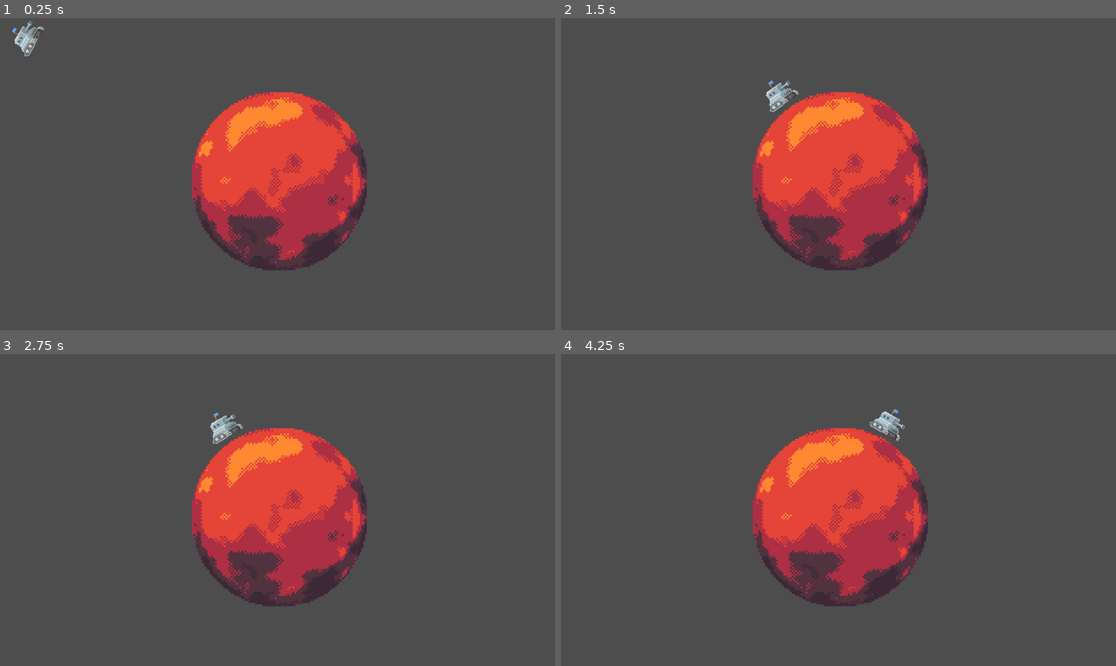
Above: before the commit, frames 1-4 (two rows, left to right).
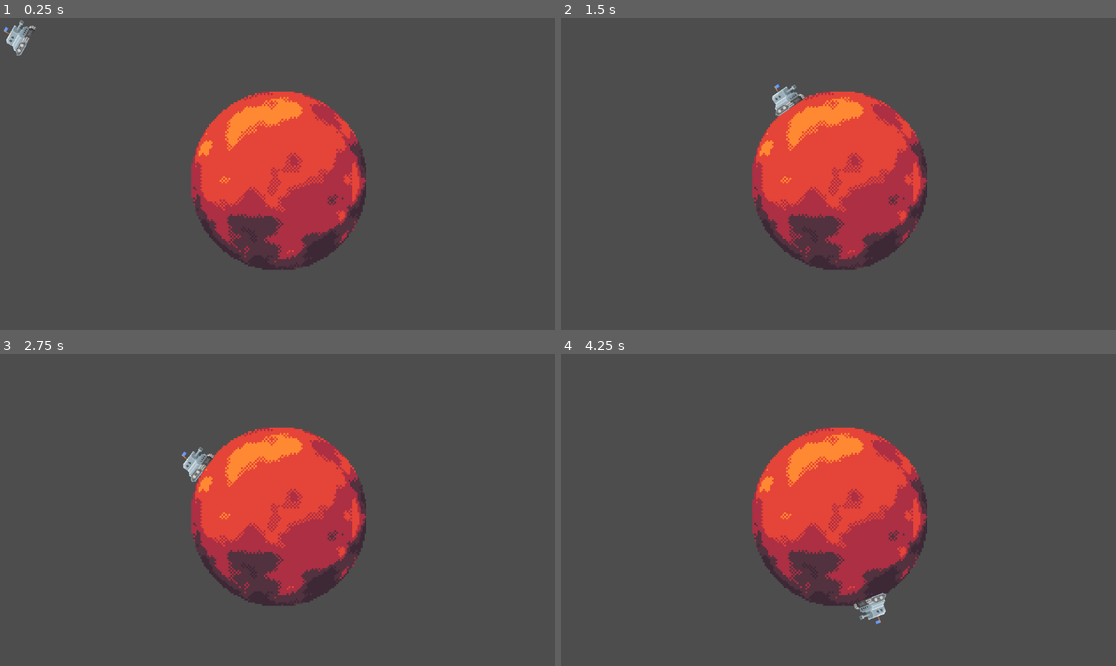
Above: after the commit, the same moments.

Repository: koh-jx/Mutually-Assured-Destruction
Game: Godot game, scene res://main.tscn
Same seed, same stepped clock (60 frames per second), same inputs: the game is played once before the commit and once after it.
Inputs:
- Up to frame 1 (0.25 s): no input
- Up to frame 2 (1.5 s): hold Right (ui_right) from 0.53 s (still down)
- Up to frame 3 (2.75 s): release Right (ui_right) at 2.03 s; hold Left (ui_left) from 2.03 s (still down)
- Up to frame 4 (4.25 s): release Left (ui_left) at 2.78 s; hold Right (ui_right) from 2.78 s (still down)

The runs differ from the first frame. In frame 1, 1.7% of the frame differs, in the area x 0-67%, y 0-81%; in frame 2, 1.6%; in frame 3, 1.8%; in frame 4, 1.9%, in the area x 34-67%, y 17-87%.

Commit message:
hotfix for movement stopping on NW and NE corners of planet

Diff:
--- a/scenes/entity/entity.gd
+++ b/scenes/entity/entity.gd
@@ -7,9 +7,18 @@
 	set_floor_max_angle(deg_to_rad(360))
 
 func _physics_process(delta):
+	var temp = velocity.normalized()
 	if not is_on_floor():
 		velocity = gravity * delta
-	print(move_and_slide())
+	move_and_slide()
+
+	# Hotfix for bug where tank gets stuck
+	if velocity == Vector2():
+		if temp.x > 0:
+			velocity = Vector2(1000, 0)
+		else:
+			velocity = Vector2(-1000, 0)
+		move_and_slide()
 
 # Handle velocity from gravity
 func handle_gravity_velocity(delta):
--- a/scenes/entity/player/player.gd
+++ b/scenes/entity/player/player.gd
@@ -1,13 +1,11 @@
 extends "res://scenes/entity/entity.gd"
 
-const SPEED = 25000.0
+const SPEED = 35000.0
 
 func _physics_process(delta):
 	reset_physics()
 	handle_gravity_rotation()
-
 	handle_input_velocity(delta)
-
 	handle_gravity_velocity(delta)
 	super._physics_process(delta)
 
@@ -17,6 +15,11 @@
 					Input.get_action_strength("ui_left")
 	var input_vector = SPEED * delta * input_dir * Vector2.RIGHT
 
+	# Move angle slightly upwards to minimise collision with planet
+	if input_dir > 0:
+		input_vector = input_vector.rotated(deg_to_rad(-5))
+	elif input_dir < 0:
+		input_vector = input_vector.rotated(deg_to_rad(5))
+
 	# rotate to current rotation's axis
 	velocity += input_vector.rotated(rotation)
-	print(velocity)
--- a/scenes/planet/planet.tscn
+++ b/scenes/planet/planet.tscn
@@ -1,7 +1,7 @@
 [gd_scene load_steps=5 format=3 uid="uid://brdddejb8fhux"]
 
 [ext_resource type="Script" path="res://scenes/planet/planet.gd" id="1_b712v"]
-[ext_resource type="Texture2D" uid="uid://dew7t1y2hq1q7" path="res://assets/planets/planet_2.png" id="1_w3d34"]
+[ext_resource type="Texture2D" uid="uid://do8gl0tdrj24o" path="res://assets/planets/planet_1.png" id="2_li7kq"]
 [ext_resource type="PackedScene" uid="uid://c8i5eyiwjnld2" path="res://scenes/planet/gravity.tscn" id="3_0w5aj"]
 
 [sub_resource type="CircleShape2D" id="CircleShape2D_ska15"]
@@ -12,12 +12,14 @@
 collision_mask = 0
 script = ExtResource("1_b712v")
 
-[node name="PlanetBody" type="CollisionShape2D" parent="."]
-shape = SubResource("CircleShape2D_ska15")
-
 [node name="PlanetSprite" type="Sprite2D" parent="."]
 texture_filter = 1
+position = Vector2(-0.0537692, -0.0537692)
 scale = Vector2(0.197297, 0.201218)
-texture = ExtResource("1_w3d34")
+texture = ExtResource("2_li7kq")
 
 [node name="Gravity" parent="." instance=ExtResource("3_0w5aj")]
+
+[node name="PlanetBody" type="CollisionShape2D" parent="."]
+scale = Vector2(0.93, 0.93)
+shape = SubResource("CircleShape2D_ska15")
Not shown, added: scenes/entity/player/plaC71D.tmp
